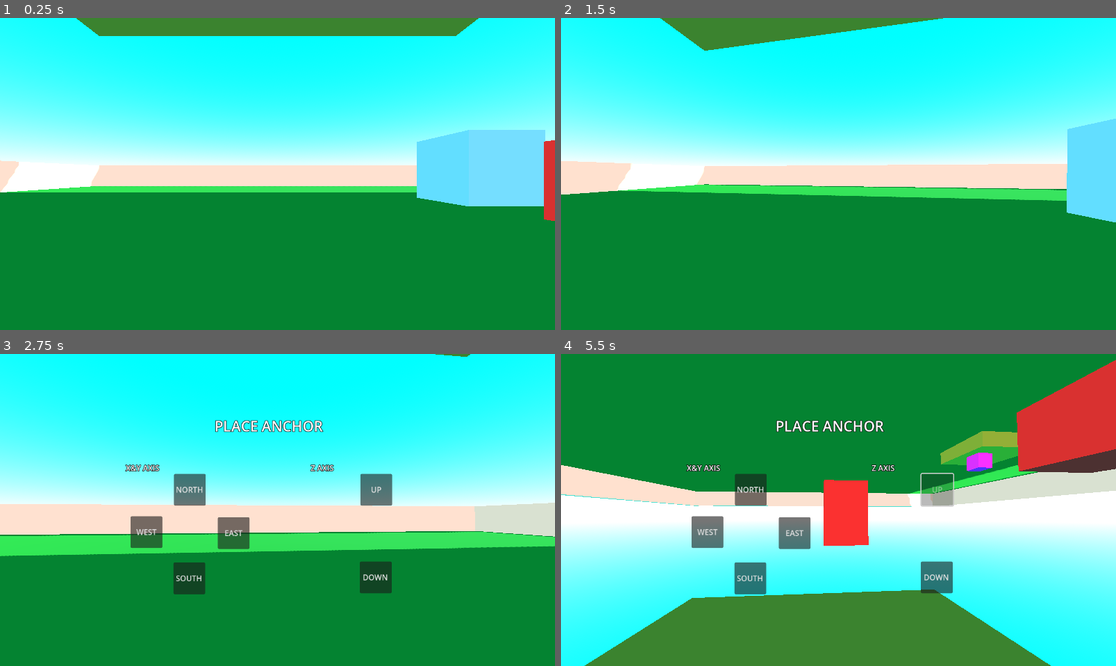
Above: before the commit, frames 1-4 (two rows, left to right).
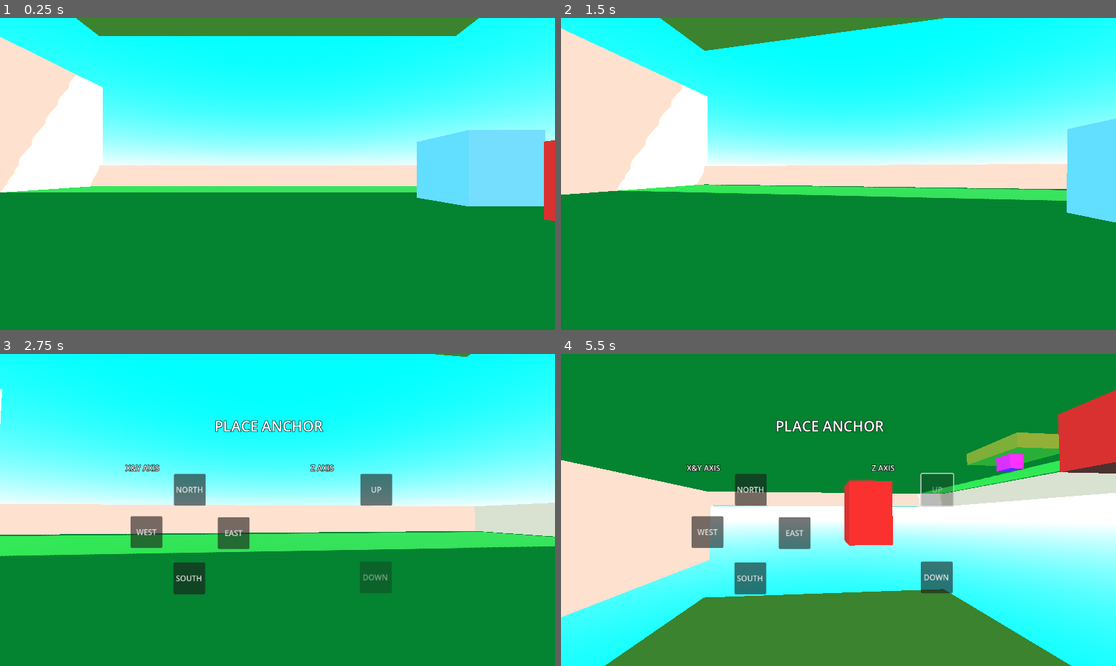
Above: after the commit, the same moments.

Repository: Dav1dFS/Paravision
Game: Godot game, scene res://Scenes/FP_POV.tscn
Two runs of this game, one before a commit and one after it. Both use one fixed random seed, a clock stepped at 60 frames per second and the inputs below.
Inputs (mouse positions are in pixels of both pictures, inside the frame that each line leads up to):
- Up to frame 1 (0.25 s): no input
- Up to frame 2 (1.5 s): tap Enter at 0.5 s; move the mouse to (866, 174) at 0.52 s; hold W (forward) from 0.53 s (still down); tap Space (jump) at 0.6, 0.77, 1.07 s; move the mouse to (810, 174) at 1.27 s; tap C (crouch_stand) at 1.35 s
- Up to frame 3 (2.75 s): keep holding W (forward); tap Space (jump) at 1.52, 1.55, 1.82, 2.3 s; move the mouse to (288, 503) at 2.02 s; tap 4 (gravity_toggle) at 2.1 s
- Up to frame 4 (5.5 s): release W (forward) at 2.75 s; click "NORTH" at 2.75 s; click "UP" at 3.5 s; click "DOWN" at 4.25 s; move the mouse to (810, 572) at 5.02 s; hold W (forward) from 5.03 s (still down); tap E (interact) at 5.1 s; tap Space (jump) at 5.27, 5.3 s

The runs differ from the first frame. In frame 1, 5.9% of the frame differs, in the area x 0-19%, y 6-47%; in frame 2, 8.4%; in frame 3, 0.6%; in frame 4, 16%, in the area x 0-100%, y 2-100%.

Commit message:
Small Horizontal Anchors Progress
tenho a estrutura básica de como as âncoras vão funcionar e até já dá para caminhar nas paredes, só que ainda tem bugs para corrigir e o codigo precisa de ficar mais limpinho

Diff:
--- a/Scenes/FP_POV.tscn
+++ b/Scenes/FP_POV.tscn
@@ -150,9 +150,9 @@
 material = SubResource("StandardMaterial3D_5cjrv")
 
 [node name="CSGBox3D4" type="CSGBox3D" parent="Map"]
-transform = Transform3D(-4.37114e-08, 0, -1, 0, 1, 0, 1, 0, -4.37114e-08, -26, 0, 0.382374)
-use_collision = true
-size = Vector3(60, 5.83948, 1)
+transform = Transform3D(-4.37114e-08, 0, -1, 0, 1, 0, 1, 0, -4.37114e-08, -26, 5.698822, 0.382374)
+use_collision = true
+size = Vector3(60, 17.237123, 1)
 material = SubResource("StandardMaterial3D_5cjrv")
 
 [node name="CSGBox3D5" type="CSGBox3D" parent="Map"]
--- a/Scripts/player.gd
+++ b/Scripts/player.gd
@@ -41,7 +41,9 @@
 
 var horizontal_anchor: bool
 
-var vertical_anchor: bool
+var x_axis: bool
+
+var z_axis: bool
 
 @export var UI_Parent_Node:Control
 
@@ -62,6 +64,9 @@
 
 func _ready():
 	Input.set_mouse_mode(Input.MOUSE_MODE_CAPTURED)
+
+	down_btn.disabled = true
+
 	gravity_toggle = false
 
 	player_anim_player.play("idle")
@@ -104,15 +109,28 @@
 		#turn this into a seperate funcion
 
 		#velocity.y -= gravity * delta
-		if horizontal_anchor == false:
-			gravity_calc(delta, inverted, true, 0, 0, gravity)
-			gravity_calc(delta, inverted, false, 0, 0, gravity)
-		if horizontal_anchor == true:
-			print("do gravity pls")
+		match horizontal_anchor:
+			false:
+				gravity_calc(delta, inverted, true, 0, 0, gravity)
+				gravity_calc(delta, inverted, false, 0, 0, gravity)
+			true:
+				gravity_calc(delta, x_axis, false, gravity, 0, 0)
 
 	if Input.is_action_just_pressed("jump") and is_on_floor() and not is_crouching:
-		velocity.y = JUMP_VELOCITY
-		#put function hee
+		match horizontal_anchor:
+			false:
+				jump_calc (inverted, true, JUMP_VELOCITY, 0, 0)
+				jump_calc (inverted, false, JUMP_VELOCITY, 0, 0)
+			true:
+				jump_calc (x_axis, true, 0, JUMP_VELOCITY, 0)
+				jump_calc (x_axis, false, 0, JUMP_VELOCITY, 0)
+				jump_calc (z_axis, true, 0, 0, JUMP_VELOCITY)
+				jump_calc (z_axis, false, 0, 0, JUMP_VELOCITY)
+
+
+
+		#velocity.y = JUMP_VELOCITY
+		#put function here
 
 	var input_dir := Input.get_vector("left", "right", "forward", "back")
 	var direction = (head.transform.basis * Vector3(input_dir.x, 0, input_dir.y)).normalized()
@@ -123,6 +141,12 @@
 				vertical_grav_floor_movement(false, direction, 1)
 				vertical_grav_floor_movement(true, direction, -1)
 			elif horizontal_anchor == true:
+				hori_grav_floor_movement(x_axis, false, 0, direction.x, -1, direction.x, 1, direction.z)
+				#hori_grav_floor_movement(x_axis, true, direction, -1)
+				#hori_grav_floor_movement(z_axis, false, direction, 1)
+				#hori_grav_floor_movement(z_axis, true, direction, -1)
+
+
 				print ("now do stuff")
 
 			#"if inverted == false:
@@ -205,7 +229,8 @@
 	player_anim_player.play("idle")
 	inverted = false
 	gravity = 9.8
-	n_btn.disabled = true
+	n_btn.disabled = false
+	down_btn.disabled = false
 	up_btn.disabled = false
 	up_direction = Vector3.UP
 	JUMP_VELOCITY = 4.5
@@ -216,6 +241,7 @@
 	inverted = true
 	gravity = -9.8
 	up_btn.disabled = true
+	down_btn.disabled = false
 	n_btn.disabled = false
 	up_direction = Vector3.DOWN
 	JUMP_VELOCITY = -4.5
@@ -227,14 +253,13 @@
 	player_anim_player.play("north")
 	inverted = false
 	gravity = 9.8
+	JUMP_VELOCITY = 4.5
 	up_direction = Vector3.RIGHT
-
-	#IDEA: INSTEAD of having bools for every diferent anchor, we have a bool for
-	#the east/west axis and the north/south axis, and we do the changes in gravity
-	#and other things like  we do in up and down, through a North/South Bool, that
-	#becomes true and false to signify if you're up, or down in that axis
-
-	#also, make a function to account for the axis changes in the JUMP of the player
+	x_axis = false
+	n_btn.disabled = true
+	up_btn.disabled = false
+	down_btn.disabled = false
+
 
 
 func gravity_toggle_func() -> void:
@@ -254,10 +279,11 @@
 			velocity.x = direction.x * speed
 			velocity.z = z_float * direction.z * speed
 
-func hori_grav_floor_movement(axis_bool: bool, axis_bool_state: bool, direction, y_float):
+func hori_grav_floor_movement(axis_bool: bool, axis_bool_state: bool, x_float: float, direction_1, y_float:float ,  direction_2, z_float:float ,  direction_3):
 		if axis_bool == axis_bool_state:
-			velocity.x = direction.x * speed
-			velocity.y = y_float * direction.z * speed
+			velocity.x = x_float * direction_1 * speed
+			velocity.y = y_float * direction_2 * speed
+			velocity.z = z_float * direction_3 * speed
 
 func gravity_calc(delta, anchor_bool: bool, anchor_bool_state: bool, grav_float: float, grav_float_2: float, grav_float_3: float):
 	if anchor_bool == anchor_bool_state:
@@ -268,4 +294,19 @@
 		#vertical axis
 		velocity.y -= grav_float_3 * delta
 
-#func jump_calc():
+		#maybe the -= is what's causing the issue by not reseting to velocity after changing,
+		#maybe i need a function that resets velocity before
+		#applying a new gravity, this way old gravity does not affect new one.
+
+
+		#IDEA 2: Instead of a bool signifying axis, you use a string with the names "X_axis" and "Z_axis" etc,
+		#e assim não precisas de usar demasiados ifs
+
+func jump_calc(anchor_bool: bool, anchor_bool_state: bool, value_1: float, value_2: float, value_3: float):
+	if anchor_bool == anchor_bool_state:
+		#vertical axis
+		velocity.y = value_1
+
+		#horizontal axis
+		velocity.x = value_2
+		velocity.z = value_3
